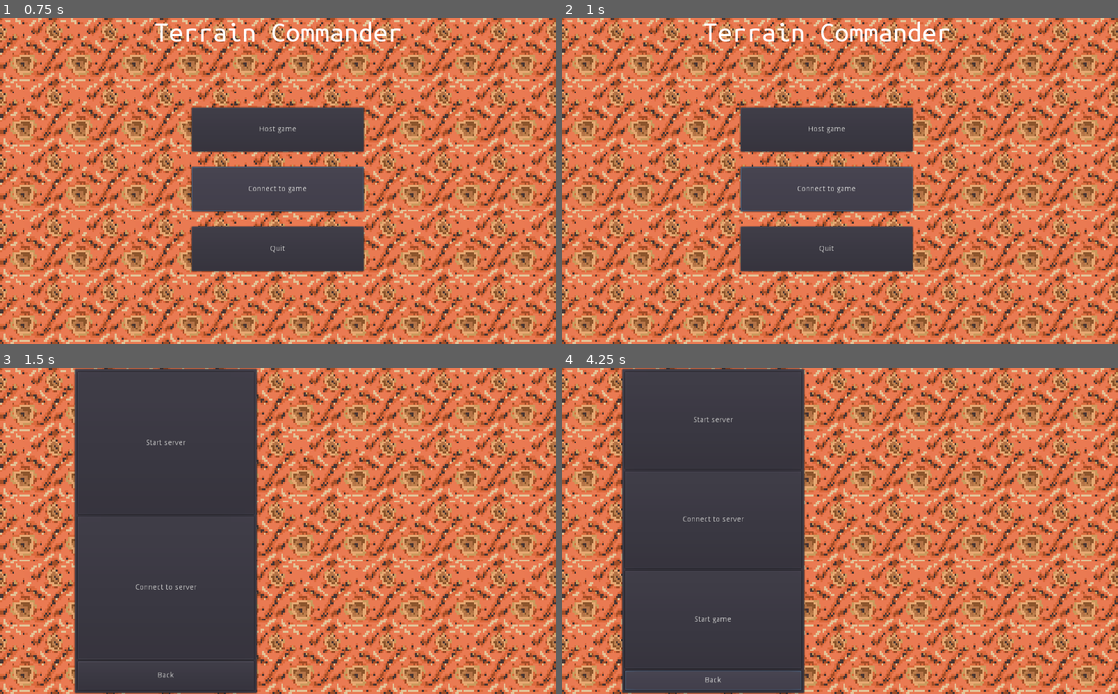
Above: before the commit, frames 1-4 (two rows, left to right).
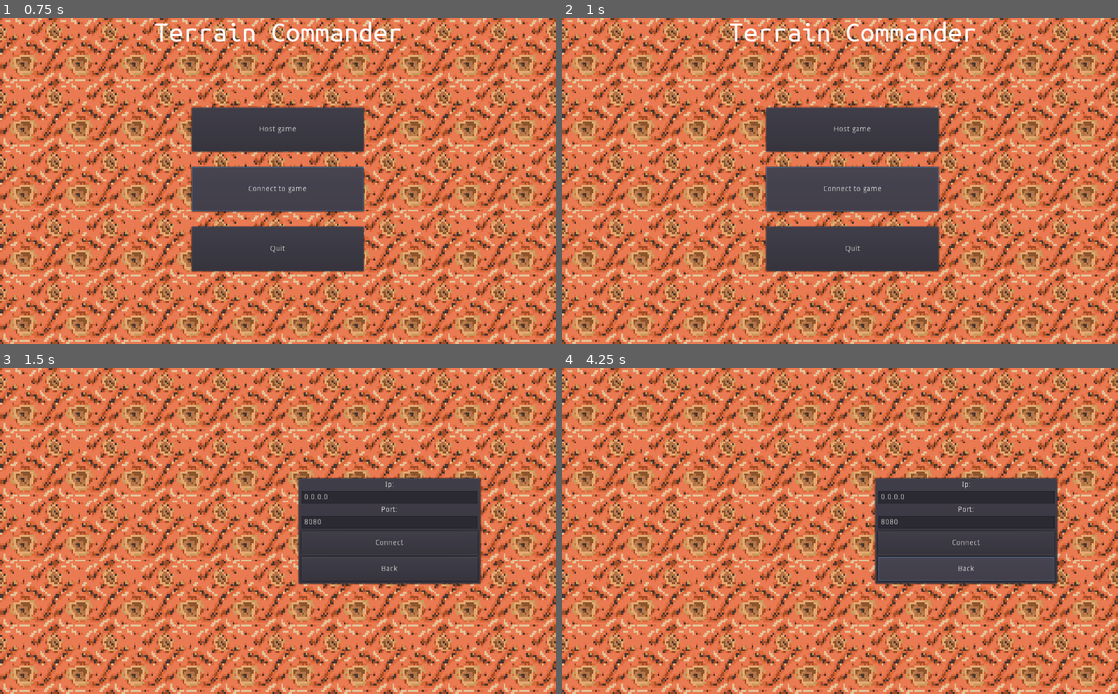
Above: after the commit, the same moments.

Repository: Blinc13/terrain_commander
Game: Godot game, scene res://scenes/ui/MainMenu.tscn
Same seed, same stepped clock (60 frames per second), same inputs: the game is played once before the commit and once after it. The engine's default icon, where the game draws it, is replaced by a stand-in: a white triangle on a blue panel in a dark square.
Inputs (mouse positions are in pixels of both pictures, inside the frame that each line leads up to):
- Up to frame 1 (0.75 s): click "Connect to game" at 0.5 s
- Up to frame 2 (1 s): no input
- Up to frame 3 (1.5 s): move the mouse to (400, 514) at 1.27 s; hold A (right) from 1.28 s (still down); click (400, 514) at 1.35 s
- Up to frame 4 (4.25 s): release A (right) at 2 s; click (840, 442) at 2 s, where only the run before the commit has a clickable "Start server"; click "Connect to server" (after the commit: "Connect") at 2.75 s; click "Back" at 3.5 s

Frame 1 is identical in both runs. In frame 2, 5.5% of the frame differs, in the area x 25-75%, y 1-79%; in frame 3, 42%; in frame 4, 42%, in the area x 10-90%, y 0-100%.

Commit message:
Lobby redesign and fixes

Diff:
--- a/scenes/ui/MainMenu.tscn
+++ b/scenes/ui/MainMenu.tscn
@@ -8,6 +8,7 @@
 [ext_resource path="res://src/ui/main_menu_lobby.gd" type="Script" id=6]
 [ext_resource path="res://assets/textures/terrain/terrain.png" type="Texture" id=7]
 [ext_resource path="res://icon.png" type="Texture" id=8]
+[ext_resource path="res://src/ui/main_menu_connect_to_server.gd" type="Script" id=9]
 
 [sub_resource type="VisualShaderNodeTexture" id=2]
 texture = ExtResource( 7 )
@@ -236,6 +237,100 @@
 margin_bottom = 600.0
 size_flags_horizontal = 3
 
+[node name="Connect" type="VBoxContainer" parent="."]
+anchor_top = 0.5
+anchor_right = 1.0
+anchor_bottom = 0.5
+margin_left = 1024.0
+margin_top = -300.0
+margin_right = 1024.0
+margin_bottom = 301.0
+script = ExtResource( 9 )
+
+[node name="HBoxContainer" type="HBoxContainer" parent="Connect"]
+margin_right = 1024.0
+margin_bottom = 601.0
+size_flags_vertical = 3
+
+[node name="Separator" type="Control" parent="Connect/HBoxContainer"]
+margin_right = 338.0
+margin_bottom = 601.0
+size_flags_horizontal = 3
+
+[node name="VBoxContainer" type="VBoxContainer" parent="Connect/HBoxContainer"]
+margin_left = 342.0
+margin_right = 681.0
+margin_bottom = 601.0
+size_flags_horizontal = 3
+
+[node name="Separator" type="Control" parent="Connect/HBoxContainer/VBoxContainer"]
+margin_right = 339.0
+margin_bottom = 197.0
+size_flags_vertical = 3
+
+[node name="PanelContainer" type="PanelContainer" parent="Connect/HBoxContainer/VBoxContainer"]
+margin_top = 201.0
+margin_right = 339.0
+margin_bottom = 399.0
+size_flags_vertical = 3
+
+[node name="VBoxContainer" type="VBoxContainer" parent="Connect/HBoxContainer/VBoxContainer/PanelContainer"]
+margin_left = 7.0
+margin_top = 7.0
+margin_right = 332.0
+margin_bottom = 191.0
+
+[node name="Ip" type="Label" parent="Connect/HBoxContainer/VBoxContainer/PanelContainer/VBoxContainer"]
+margin_right = 325.0
+margin_bottom = 14.0
+text = "Ip:"
+align = 1
+
+[node name="IpEdit" type="LineEdit" parent="Connect/HBoxContainer/VBoxContainer/PanelContainer/VBoxContainer"]
+margin_top = 18.0
+margin_right = 325.0
+margin_bottom = 42.0
+text = "0.0.0.0"
+
+[node name="Port" type="Label" parent="Connect/HBoxContainer/VBoxContainer/PanelContainer/VBoxContainer"]
+margin_top = 46.0
+margin_right = 325.0
+margin_bottom = 60.0
+text = "Port:"
+align = 1
+
+[node name="PortEdit" type="LineEdit" parent="Connect/HBoxContainer/VBoxContainer/PanelContainer/VBoxContainer"]
+margin_top = 64.0
+margin_right = 325.0
+margin_bottom = 88.0
+text = "8080"
+
+[node name="ConnectButton" type="Button" parent="Connect/HBoxContainer/VBoxContainer/PanelContainer/VBoxContainer"]
+margin_top = 92.0
+margin_right = 325.0
+margin_bottom = 136.0
+size_flags_vertical = 3
+text = "Connect"
+
+[node name="BackButton" type="Button" parent="Connect/HBoxContainer/VBoxContainer/PanelContainer/VBoxContainer"]
+margin_top = 140.0
+margin_right = 325.0
+margin_bottom = 184.0
+size_flags_vertical = 3
+text = "Back"
+
+[node name="Separator2" type="Control" parent="Connect/HBoxContainer/VBoxContainer"]
+margin_top = 403.0
+margin_right = 339.0
+margin_bottom = 601.0
+size_flags_vertical = 3
+
+[node name="Separator2" type="Control" parent="Connect/HBoxContainer"]
+margin_left = 685.0
+margin_right = 1024.0
+margin_bottom = 601.0
+size_flags_horizontal = 3
+
 [node name="Lobby" type="VBoxContainer" parent="."]
 anchor_top = 0.5
 anchor_right = 1.0
@@ -256,46 +351,51 @@
 margin_bottom = 600.0
 size_flags_horizontal = 3
 
-[node name="Lobby" type="PanelContainer" parent="Lobby/HBoxContainer"]
+[node name="VBoxContainer" type="VBoxContainer" parent="Lobby/HBoxContainer"]
 margin_left = 342.0
 margin_right = 681.0
 margin_bottom = 600.0
 size_flags_horizontal = 3
 
-[node name="VBoxContainer" type="VBoxContainer" parent="Lobby/HBoxContainer/Lobby"]
+[node name="Separator" type="Control" parent="Lobby/HBoxContainer/VBoxContainer"]
+margin_right = 339.0
+margin_bottom = 197.0
+size_flags_vertical = 3
+
+[node name="Lobby" type="PanelContainer" parent="Lobby/HBoxContainer/VBoxContainer"]
+margin_top = 201.0
+margin_right = 339.0
+margin_bottom = 398.0
+size_flags_horizontal = 3
+size_flags_vertical = 3
+
+[node name="VBoxContainer" type="VBoxContainer" parent="Lobby/HBoxContainer/VBoxContainer/Lobby"]
 margin_left = 7.0
 margin_top = 7.0
 margin_right = 332.0
-margin_bottom = 593.0
-
-[node name="StartServer" type="Button" parent="Lobby/HBoxContainer/Lobby/VBoxContainer"]
-margin_right = 325.0
-margin_bottom = 262.0
-size_flags_vertical = 3
-text = "Start server"
-
-[node name="Connect" type="Button" parent="Lobby/HBoxContainer/Lobby/VBoxContainer"]
-margin_top = 266.0
-margin_right = 325.0
-margin_bottom = 529.0
-size_flags_vertical = 3
-text = "Connect to server"
-
-[node name="StartGame" type="Button" parent="Lobby/HBoxContainer/Lobby/VBoxContainer"]
-visible = false
-margin_top = 312.0
-margin_right = 487.0
-margin_bottom = 464.0
-size_flags_vertical = 3
-text = "Start game"
-
-[node name="BackButton" type="Button" parent="Lobby/HBoxContainer/Lobby/VBoxContainer"]
-margin_top = 533.0
-margin_right = 325.0
-margin_bottom = 586.0
+margin_bottom = 190.0
+
+[node name="Label" type="Label" parent="Lobby/HBoxContainer/VBoxContainer/Lobby/VBoxContainer"]
+margin_top = 67.0
+margin_right = 325.0
+margin_bottom = 81.0
+size_flags_vertical = 6
+text = "Waiting for second player..."
+align = 1
+
+[node name="BackButton" type="Button" parent="Lobby/HBoxContainer/VBoxContainer/Lobby/VBoxContainer"]
+margin_top = 153.0
+margin_right = 325.0
+margin_bottom = 183.0
 size_flags_vertical = 3
 size_flags_stretch_ratio = 0.2
 text = "Back"
+
+[node name="Separator2" type="Control" parent="Lobby/HBoxContainer/VBoxContainer"]
+margin_top = 402.0
+margin_right = 339.0
+margin_bottom = 600.0
+size_flags_vertical = 3
 
 [node name="Separator2" type="Control" parent="Lobby/HBoxContainer"]
 margin_left = 685.0
@@ -314,7 +414,6 @@
 [connection signal="item_activated" from="LevelsList/HBoxContainer/VBoxContainer/LevelsList/TabContainer/Embeded" to="LevelsList" method="embeded_level_selected"]
 [connection signal="item_activated" from="LevelsList/HBoxContainer/VBoxContainer/LevelsList/TabContainer/Custom" to="LevelsList" method="custom_level_selected"]
 [connection signal="pressed" from="LevelsList/HBoxContainer/VBoxContainer/BackButton" to="." method="undo_change_places"]
-[connection signal="pressed" from="Lobby/HBoxContainer/Lobby/VBoxContainer/StartServer" to="Lobby" method="start_server"]
-[connection signal="pressed" from="Lobby/HBoxContainer/Lobby/VBoxContainer/Connect" to="Lobby" method="connect_to_server"]
-[connection signal="pressed" from="Lobby/HBoxContainer/Lobby/VBoxContainer/StartGame" to="Lobby" method="start_game"]
-[connection signal="pressed" from="Lobby/HBoxContainer/Lobby/VBoxContainer/BackButton" to="." method="undo_change_places"]
+[connection signal="pressed" from="Connect/HBoxContainer/VBoxContainer/PanelContainer/VBoxContainer/ConnectButton" to="Connect" method="connect_to_server"]
+[connection signal="pressed" from="Connect/HBoxContainer/VBoxContainer/PanelContainer/VBoxContainer/BackButton" to="." method="undo_change_places"]
+[connection signal="pressed" from="Lobby/HBoxContainer/VBoxContainer/Lobby/VBoxContainer/BackButton" to="." method="undo_change_places"]
--- a/src/objects/game.gd
+++ b/src/objects/game.gd
@@ -48,7 +48,7 @@
 remotesync func rpc_signal_with_arg(name: String, arg):
 	emit_signal(name, arg)
 
-# Debug
+# Debug slots
 func move_handler():
 	print_debug("move turn")
 
--- a/src/objects/player.gd
+++ b/src/objects/player.gd
@@ -85,7 +85,10 @@
 func damage():
 	var id = int(name)
 
-	rpc_id(id, "damage_client") # So far there will only be 1 life
+	if id == 1:
+		damage_client()
+	else:
+		rpc_id(id, "damage_client") # So far there will only be 1 life
 
 remote func damage_client():
 	emit_signal("Destoyed")
--- a/src/singletons/server.gd
+++ b/src/singletons/server.gd
@@ -3,7 +3,7 @@
 signal ClientConnected(id)
 signal ClientDisconnected(id)
 
-signal ConnectionSucces(players)
+signal ConnectionSucces
 signal ConnectionFail
 
 class Parameters:
@@ -32,13 +32,13 @@
 	else:
 		tree.connect("connected_to_server", self, "connected_to_server")
 		tree.connect("connection_failed", self, "connection_failed")
-		tree.connect("server_disconnected", self, "server_disconnected")
+		tree.connect("server_disconnected", self, "server_disconnected") # This code dont work, i dont kwon how to handle connection reset from server
 
 		peer.create_client(params.ip, params.port)
 
 	tree.network_peer = peer
 
-# Server funcs
+# Server slots
 func client_connected(id):
 	emit_signal("ClientConnected", id)
 
@@ -46,9 +46,9 @@
 	emit_signal("ClientDisconnected", id)
 
 
-# Client funcs
+# Client slots
 func connected_to_server():
-	emit_signal("ClientConnected", get_tree().get_network_connected_peers())
+	emit_signal("ConnectionSucces")
 
 func connection_failed():
 	emit_signal("ConnectionFail")
@@ -57,6 +57,9 @@
 	get_tree().quit(1) # Temporary solution
 
 # General functions
+func close():
+	get_tree().network_peer = null
+
 master func start_game(level_scene_path: String):
 	rpc("load_level_local", level_scene_path)
 
--- a/src/ui/animation.gd
+++ b/src/ui/animation.gd
@@ -2,6 +2,7 @@
 
 class_name UiAnimations
 
+# Funcs
 func add_move(ui_el: Control, from: Vector2, to: Vector2, time: float):
 	interpolate_property(ui_el, "rect_position", from, to, time, Tween.TRANS_QUINT, Tween.EASE_IN_OUT)
 
--- a/src/ui/main_menu.gd
+++ b/src/ui/main_menu.gd
@@ -12,12 +12,14 @@
 
 const TRANSITION_TIME = 1.6
 
+onready var connection_menu = $Connect
 onready var levels = $LevelsList
 onready var lobby = $Lobby
 onready var tween = $Tween
 
 var changes_list = Array()
 
+# Funcs
 func change_places(changes: Changes):
 	changes_list.push_back(changes)
 
@@ -31,5 +33,8 @@
 	tween.start()
 
 
+# Slots
 func level_selected(path):
-	print_debug(path)
+	change_places(Changes.new(levels, lobby))
+
+	lobby.start_server()
--- /dev/null
+++ b/src/ui/main_menu_connect_to_server.gd
@@ -0,0 +1,16 @@
+extends VBoxContainer
+
+onready var ip_edit = $HBoxContainer/VBoxContainer/PanelContainer/VBoxContainer/IpEdit
+onready var port_edit = $HBoxContainer/VBoxContainer/PanelContainer/VBoxContainer/PortEdit
+
+# Funcs
+func connect_to_server():
+	var ip = ip_edit.text
+	var port = int(port_edit.text)
+
+	if port == 0: # If port is incorrect, set to default
+		port = 8080
+
+	var server_params = Server.Parameters.new(ip, port)
+
+	Server.init(false, server_params)
--- a/src/ui/main_menu_levels_list.gd
+++ b/src/ui/main_menu_levels_list.gd
@@ -11,7 +11,7 @@
 func _ready():
 	add_embeded_level("TestLevel", "res://levels/TestLevel.tscn")
 
-
+# Funcs
 func add_embeded_level(name: String, path: String):
 	embeded.add_item(name)
 	embeded_levels_path_list.push_back(path)
--- a/src/ui/main_menu_lobby.gd
+++ b/src/ui/main_menu_lobby.gd
@@ -1,21 +1,23 @@
 extends VBoxContainer
-
-# TODO: Remake lobby and this script
 
 var level: String
 
+
+func _init():
+	Server.connect("ClientConnected", self, "handle_connection")
+
+# Slots
 func set_level(path: String):
 	level = path
 
+func handle_connection(_id):
+	start_game()
 
+# Funcs
 func start_server():
 	Server.init(true, Server.Parameters.new())
 
-	$HBoxContainer/Lobby/VBoxContainer/StartGame.show()
-
-func connect_to_server():
-	Server.init(false, Server.Parameters.new("127.0.0.1"))
-
-# Here should call hide but I'm too lazy
 func start_game():
 	Server.start_game(level)
+
+	get_parent().hide() # Need to be rewritten because ui hides only on server
--- a/src/ui/main_menu_title.gd
+++ b/src/ui/main_menu_title.gd
@@ -2,6 +2,7 @@
 
 onready var parrent = get_parent()
 
+# Slots
 func host_game():
 	var changes = MainMenuRoot.Changes.new(self, parrent.levels)
 
@@ -9,7 +10,7 @@
 
 
 func connect_to_game():
-	var changes = MainMenuRoot.Changes.new(self, parrent.lobby)
+	var changes = MainMenuRoot.Changes.new(self, parrent.connection_menu)
 
 	parrent.change_places(changes)
 
Not shown: 1 places in scenes/ui/MainMenu.tscn that only renumber resources
